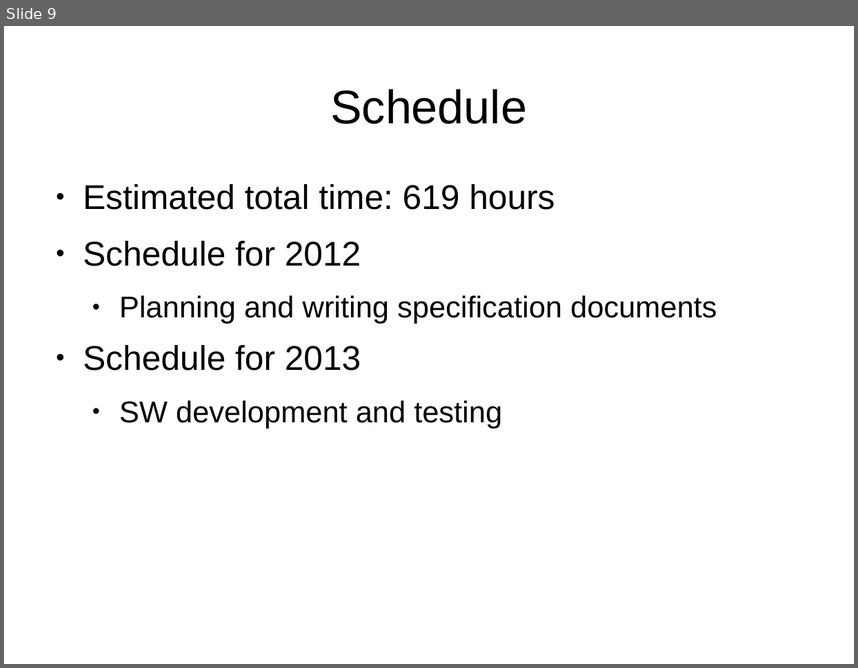
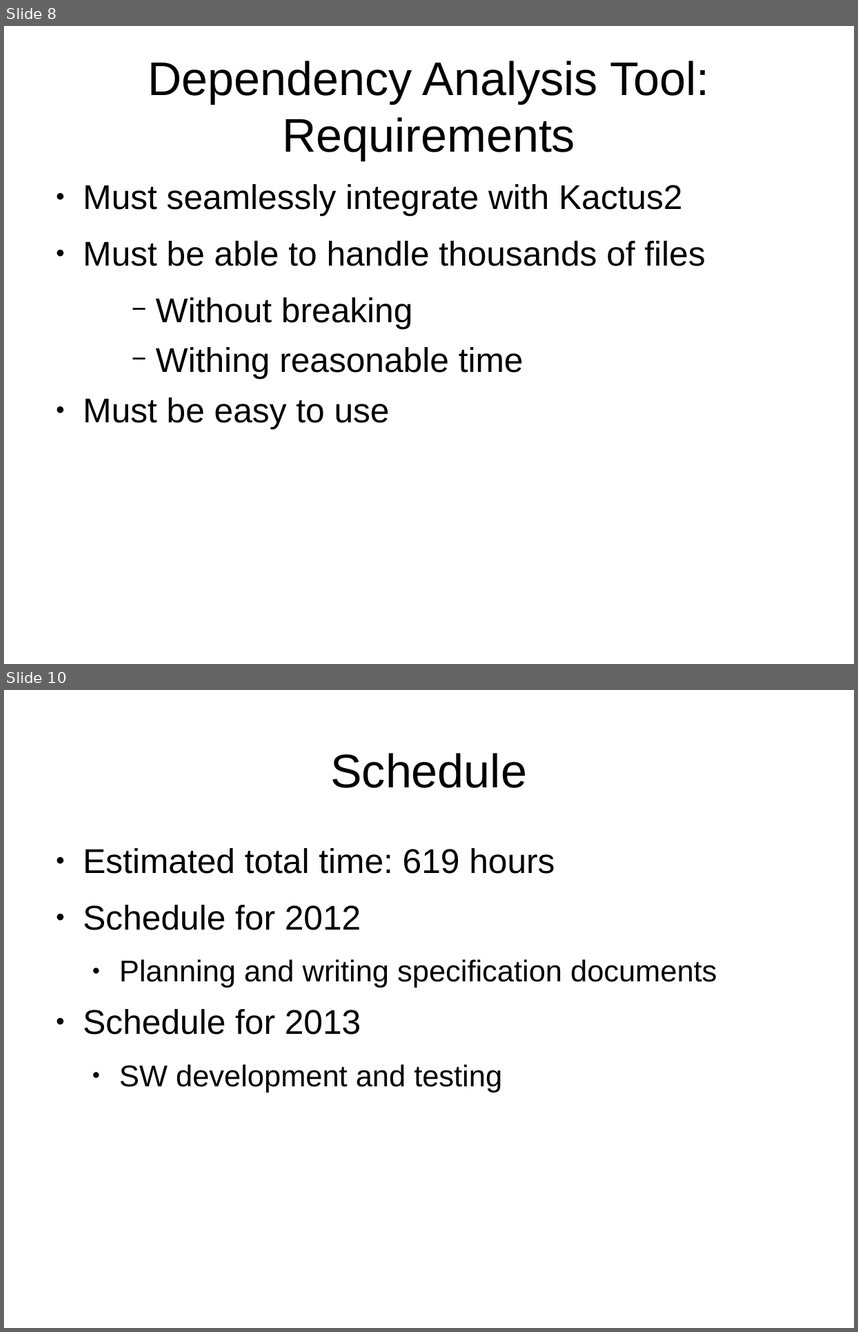
Before and after one commit to darwinbeing/kactus2all, a slide deck: Administrative/Project Plan Slides.odp. Shown one above the other, each under a label of ours: slide 9 before the commit, slides 8 and 10 after it; the slides between them are not shown. The pictures are 858x668 and 858x1332 pixels, drawn with LibreOffice and Linux fonts; fonts in the diff are those of the drawing. Boxes give left, top, right and bottom in pixels: in the first picture for what was removed or moved away, otherwise in the second. Text is boxed around its words. In the diff, an @@ line names an element or a change of style, - is before the commit and + after.

```diff
--- a/Administrative/Project Plan Slides.odp
+++ b/Administrative/Project Plan Slides.odp
@@ slide 8 added at (4, 26, 854, 664), background #FFFFFF @@
@@ title added at (148, 60, 710, 160), 44 pt, text #000000 @@
+Dependency Analysis Tool:
+Requirements
@@ text added at (83, 184, 705, 429), 32 pt, text #000000 @@
+● Must seamlessly integrate with Kactus2
+● Must be able to handle thousands of files
+    − Without breaking
+    − Withing reasonable time
+● Must be easy to use
@@ what was slide 9 is now slide 10 @@
```
Also in this commit, not shown: 3 slides changed, 1 other slide added, 1 slide removed.
